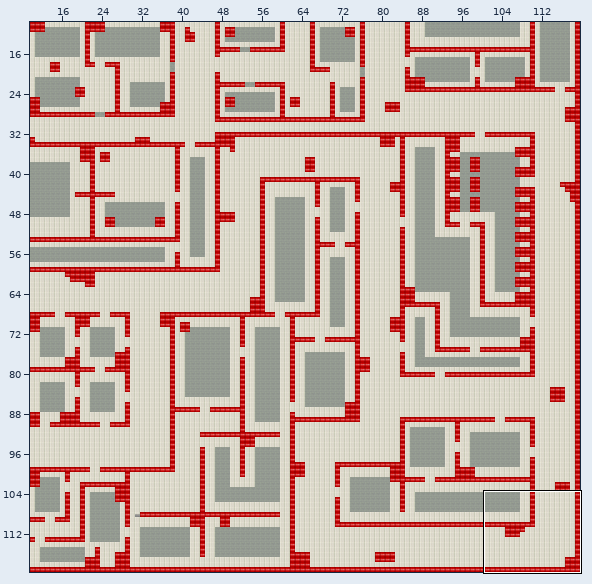
One commit to this Tiled map: data/map/area02.tmx. The picture above shows the old version from afar; the outline marks the close-up.
Close-up. The starting point:
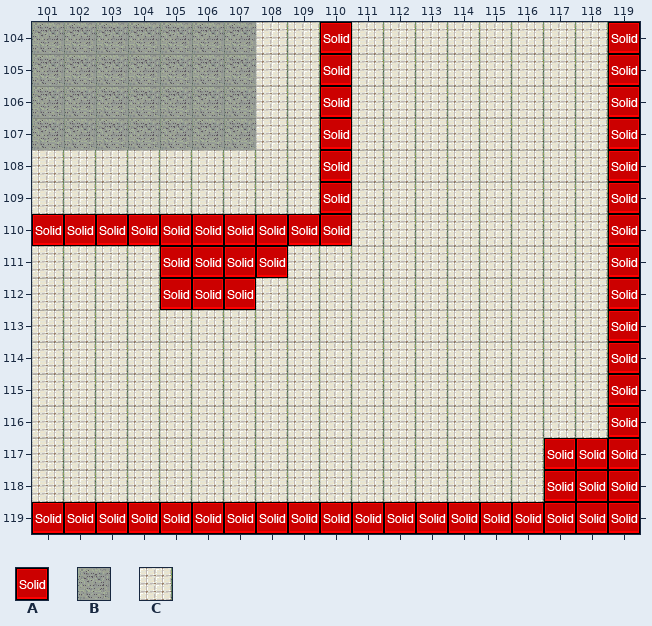
Cells are 32x32 px. Shown: x 101..119, y 104..119. The commit also changed other parts of the map, which this record leaves out.
Key: from "metatiles32x32": A 0 "solid"; from "textures": B 0, C 1.
_ is an empty cell, # one hidden under a higher layer.
Layer "background" before, first column x 101:
104 BBBBBBBCC#CCCCCCCC#
105 BBBBBBBCC#CCCCCCCC#
106 BBBBBBBCC#CCCCCCCC#
107 BBBBBBBCC#CCCCCCCC#
108 CCCCCCCCC#CCCCCCCC#
109 CCCCCCCCC#CCCCCCCC#
110 ##########CCCCCCCC#
111 CCCC####CCCCCCCCCC#
112 CCCC###CCCCCCCCCCC#
113 CCCCCCCCCCCCCCCCCC#
114 CCCCCCCCCCCCCCCCCC#
115 CCCCCCCCCCCCCCCCCC#
116 CCCCCCCCCCCCCCCCCC#
117 CCCCCCCCCCCCCCCC###
118 CCCCCCCCCCCCCCCC###
119 ###################
Layer "collision" before, first column x 101:
104 _________A________A
105 _________A________A
106 _________A________A
107 _________A________A
108 _________A________A
109 _________A________A
110 AAAAAAAAAA________A
111 ____AAAA__________A
112 ____AAA___________A
113 __________________A
114 __________________A
115 __________________A
116 __________________A
117 ________________AAA
118 ________________AAA
119 AAAAAAAAAAAAAAAAAAA
After:
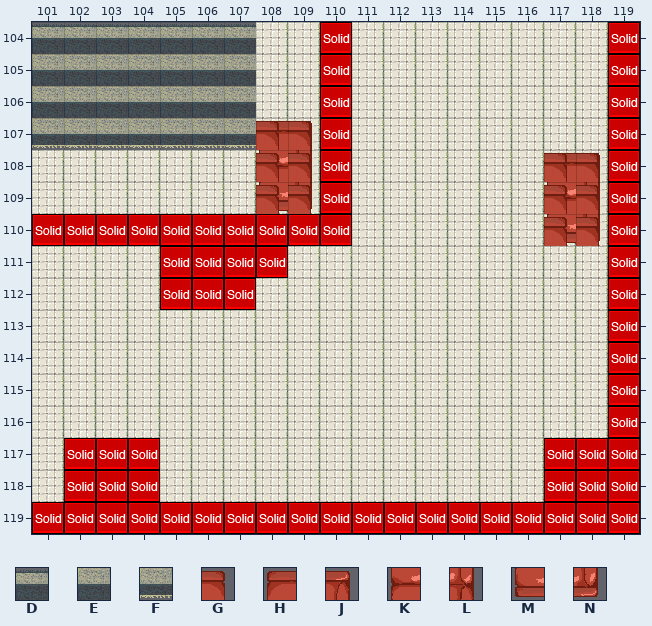
Further tiles: from "textures": D 11, E 26, F 42, G 173, H 174, J 175, K 189, L 190, M 204, N 205.
The exact change:
Changed rows in their new state; . is an unchanged cell.
Layer "background":
first column x 101:
104 DDDDDDD
105 EEEEEEE
106 EEEEEEE
107 FFFFFFF
Layer "wall":
first column x 108:
107 HJ.........
108 KL.......HJ
109 MN.......KL
110 .........MN
Layer "collision":
first column x 108:
107 GG.........
108 GG.......GG
109 GG.......GG
110 .........GG
first column x 102:
117 AAA
118 AAA
Where, in picture pixels (left, top, right, bottom), the same in both close-ups:
changed: (32, 22, 312, 214)
added: (544, 153, 600, 246)
added: (64, 438, 160, 502)
